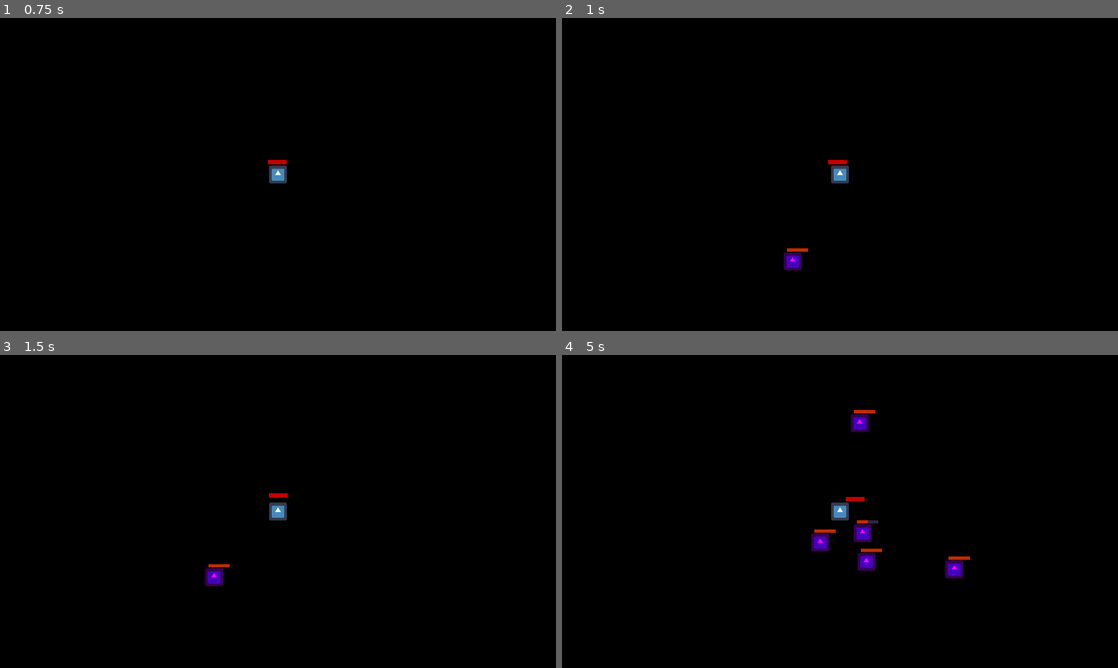
Above: before the commit, frames 1-4 (two rows, left to right).
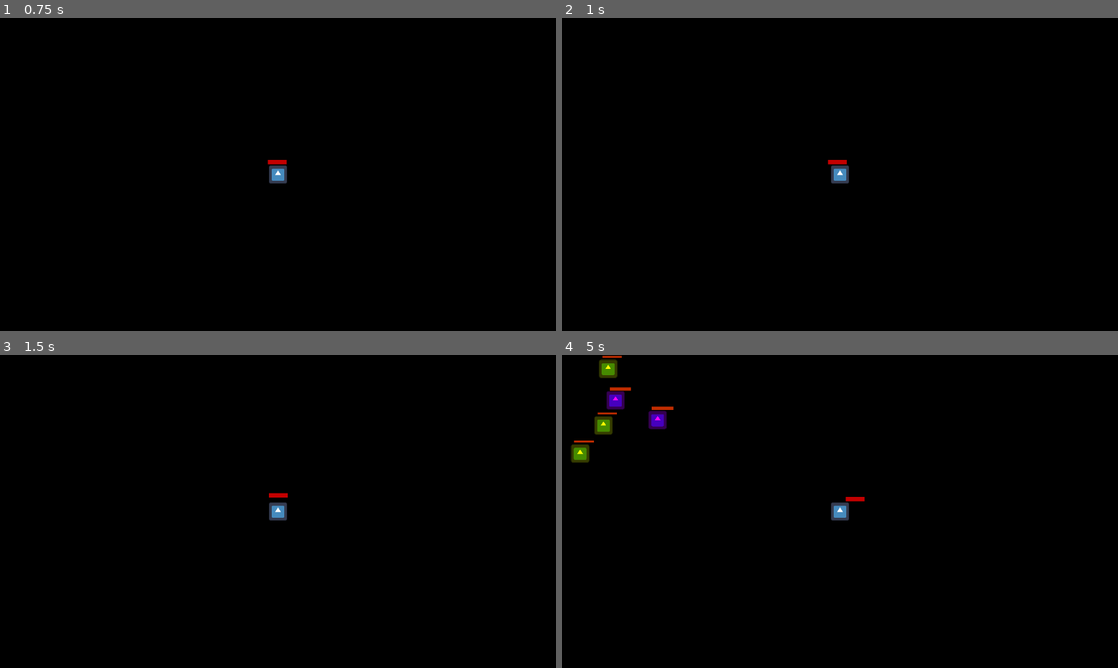
Above: after the commit, the same moments.

Repository: partylighter/Survivor
Game: Godot game, scene res://scenes/world.tscn
Two runs of this game, one before a commit and one after it. Both use one fixed random seed, a clock stepped at 60 frames per second and the inputs below. The engine's default icon, where the game draws it, is replaced by a stand-in: a white triangle on a blue panel in a dark square.
Inputs (mouse positions are in pixels of both pictures, inside the frame that each line leads up to):
- Up to frame 1 (0.75 s): tap Enter at 0.5 s; move the mouse to (400, 158) at 0.52 s; hold D (droite) from 0.53 s (still down); click (400, 158) at 0.6 s
- Up to frame 2 (1 s): keep holding D (droite)
- Up to frame 3 (1.5 s): move the mouse to (166, 527) at 1.27 s; release D (droite) at 1.28 s; hold S (bas) from 1.28 s (still down); click (166, 527) at 1.35 s
- Up to frame 4 (5 s): move the mouse to (895, 442) at 2.02 s; release S (bas) at 2.03 s; hold D (droite) 2.03-2.78 s; click (895, 442) at 2.1 s; move the mouse to (812, 574) at 2.77 s; hold W (haut) 2.78-3.53 s; click (812, 574) at 2.85 s; move the mouse to (1006, 558) at 3.52 s; hold A (gauche) from 3.53 s (still down); click (1006, 558) at 3.6 s; move the mouse to (673, 464) at 4.27 s; click (673, 464) at 4.35 s

Frame 1 is identical in both runs. In frame 2, 0.2% of the frame differs, in the area x 39-45%, y 73-81%; in frame 3, 0.2%; in frame 4, 2.3%, in the area x 1-74%, y 0-72%.

Commit message:
Increase enemy spawn limits and adjust world settings
Raised max_ennemis from 10 to 200 and added new spawn radius parameters to Gestionnaire Enemies in world.tscn. Updated display settings in project.godot to set window size mode. PauseMenu is now initially hidden.

Diff:
--- a/project.godot
+++ b/project.godot
@@ -24,6 +24,7 @@
 
 [display]
 
+window/size/mode=3
 window/stretch/mode="viewport"
 window/stretch/aspect="expand"
 
--- a/scenes/world.tscn
+++ b/scenes/world.tscn
@@ -14,12 +14,13 @@
 [node name="Gestionnaire Enemies" parent="." instance=ExtResource("2_4wyf3")]
 chemin_joueur = NodePath("../Player")
 scenes_ennemis = Array[PackedScene]([ExtResource("4_71j4m"), ExtResource("3_k0juu")])
-max_ennemis = 10
-apparitions_par_sec = 1.0
-interlude_s = 5.0
-croissance_taux = 1.0
-croissance_max = 1.0
-croissance_total = 1.0
+poids_types = [50.0, 50.0]
+max_ennemis = 200
+rayon_spawn_min = 2500.0
+rayon_spawn_max = 2500.0
+rayon_disparition = 3000.0
+mode_vagues = false
 poids_par_vague = Array[PackedFloat32Array]([PackedFloat32Array(50, 50), PackedFloat32Array(80, 20)])
 
 [node name="PauseMenu" parent="." instance=ExtResource("5_71j4m")]
+visible = false
